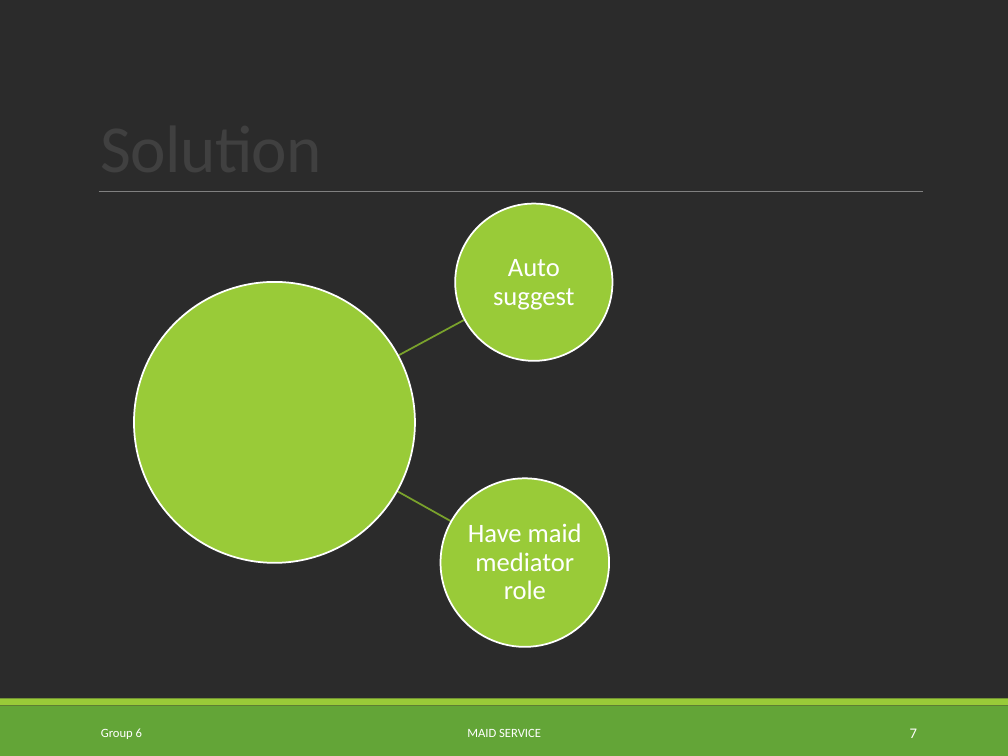
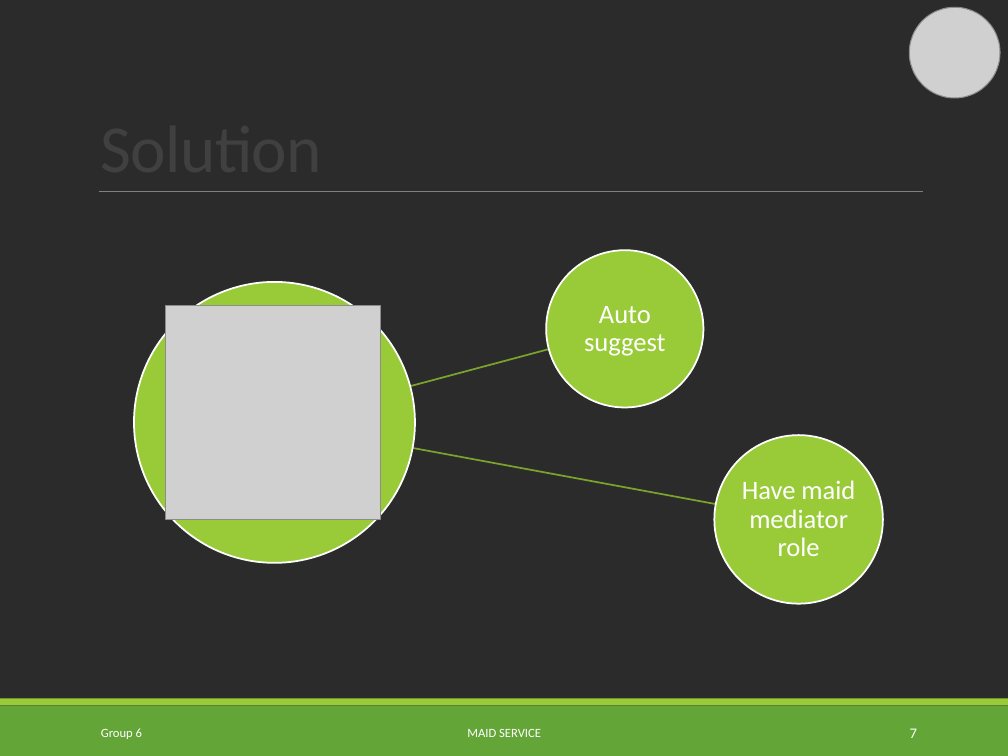
Before and after one commit to TuanBT/ms-website, a slide deck: slide 7 of Presentation/MS_Slide.pptx. Drawn at 1008x756 pixels with LibreOffice and Linux fonts; fonts in the diff are those of the drawing; grey boxes stand for pictures; background and template pictures are left out; a plain dark background stands for a picture behind light text. Boxes give left, top, right and bottom in pixels: in the first picture for what was removed or moved away, otherwise in the second. Text is boxed around its words. In the diff, an @@ line names an element or a change of style, - is before the commit and + after.

```diff
--- a/Presentation/MS_Slide.pptx
+++ b/Presentation/MS_Slide.pptx
@@ picture added at box(909, 7, 1000, 98) @@
@@ ellipse: place and size @@
-ellipse at box(456, 204, 613, 361)
+ellipse at box(546, 250, 704, 407)
@@ text "Auto suggest": place and size @@
-text "Auto suggest" at box(493, 259, 574, 310)
+text "Auto suggest" at box(584, 306, 665, 356)
@@ picture added at box(166, 305, 380, 519) @@
@@ freeform shape at box(372, 345, 550, 399): rotation 331 to 345 degrees; outline redrawn @@
@@ freeform shape added at box(372, 437, 716, 507), outline #7BA32D 1.25 pt @@
@@ ellipse: place and size @@
-ellipse at box(440, 479, 609, 647)
+ellipse at box(715, 435, 883, 604)
@@ freeform shape removed at box(371, 474, 453, 524) @@
@@ text "Have maid mediator role": place and size @@
-text "Have maid mediator role" at box(468, 523, 582, 599)
+text "Have maid mediator role" at box(742, 480, 855, 556)
```
Also in this commit, not shown: 18 other slides changed, 11 slides added, 1 slide removed.
